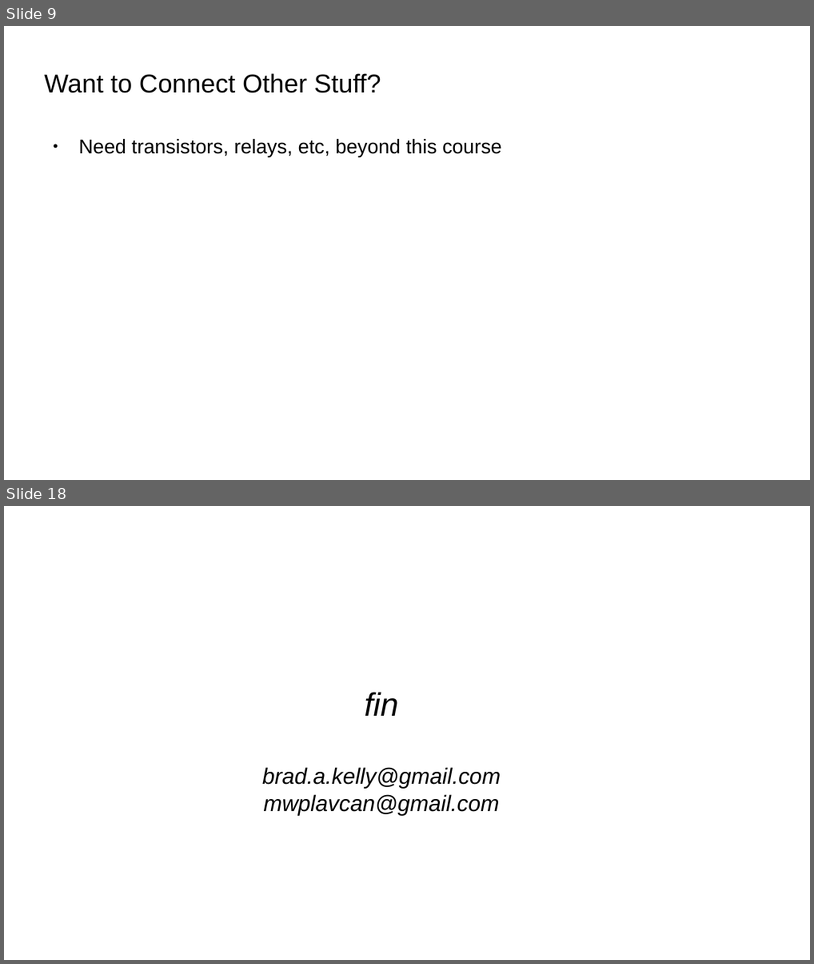
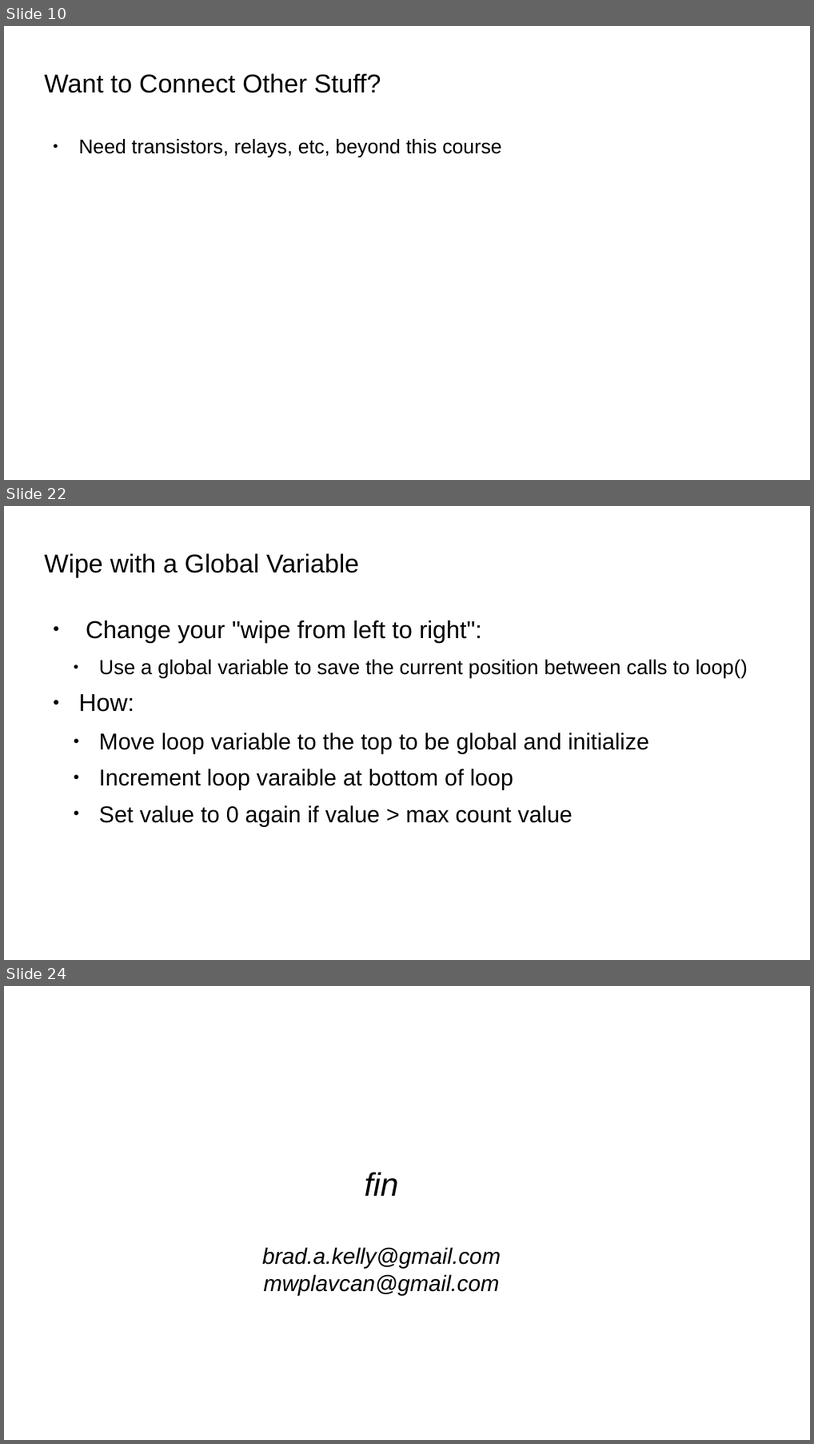
Before and after one commit to bradakelly/ArduinoDevelopmentWorkshop, a slide deck: CourseSlideshow.odp. Shown one above the other, each under a label of ours: slides 9 and 18 before the commit, slides 10, 22 and 24 after it; the slides between them are not shown. The pictures are 814x964 and 814x1444 pixels, drawn with LibreOffice and Linux fonts; fonts in the diff are those of the drawing; background and template pictures are left out. Boxes give left, top, right and bottom in pixels: in the first picture for what was removed or moved away, otherwise in the second. Text is boxed around its words. In the diff, an @@ line names an element or a change of style, - is before the commit and + after.

```diff
--- a/CourseSlideshow.odp
+++ b/CourseSlideshow.odp
@@ slide 22 added at (4,506,810,960), background picture (left out) @@
@@ title added at (44,553,359,577), 25.4 pt, text #000000 @@
+Wipe with a Global Variable
@@ text added at (79,620,748,826), 22.5 pt, text #000000 @@
+● Change your "wipe from left to right":
+  ● Use a global variable to save the current position between calls to loop()
+● How:
+  ● Move loop variable to the top to be global and initialize
+  ● Increment loop varaible at bottom of loop
+  ● Set value to 0 again if value > max count value
@@ what was slide 9 is now slide 10 @@
@@ what was slide 18 is now slide 24 @@
```
Also in this commit, not shown: 1 slide changed, 11 other slides added, 6 slides removed.
